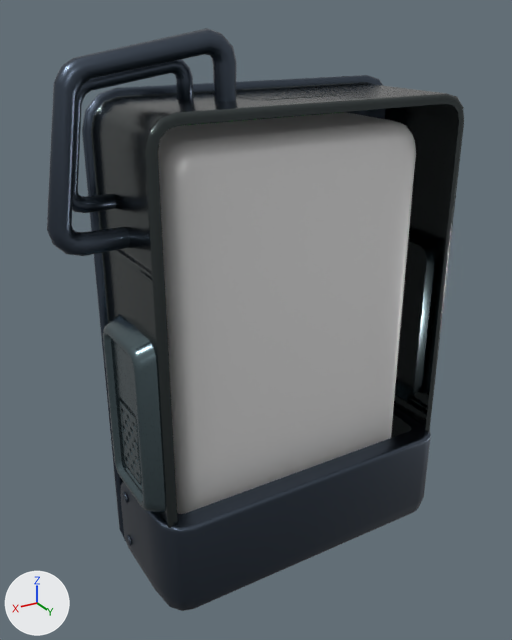
What one commit did to the glTF model public/assets/model.glb.
Rendered twice from a 50 mm lens placed at (0.842, 1.286, 0.702), pointed at (0.067, -0.004, 0.057). The lights are fixed; the arrows at lower left show +X, +Y and +Z. The first picture is the older version. Where no turn or scale is listed for an object, it has been applied to the vertices. Vertices at exactly the same position are counted once.

Objects in the first picture: 'Cube', 'd1_low'.
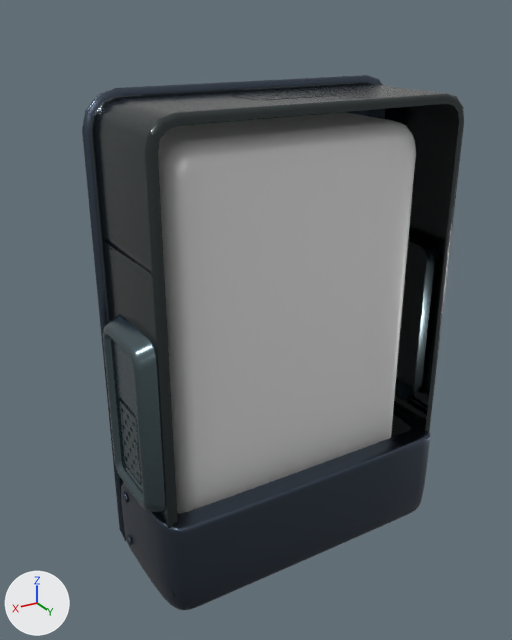
Boxes [x1, y1, x2, y2] around the edits, measured in the pictures (512 x 640 px):
'd1_low', reshaped
    before: [47, 28, 464, 541]
    after: [82, 75, 464, 598]
part 1 of me_cube_016, deleted
    before: [72, 59, 193, 213]
part 2 of me_cube_016, deleted (blue)
    before: [47, 28, 236, 256]

Diff of the bpy script that builds the scene:
```diff
--- a/public/assets/model.glb.py
+++ b/public/assets/model.glb.py
@@ me_cube_016 @@
 # used by ob_d1_low; location = (0.0, 0.0, 0.0)
-me_cube_016.from_pydata(...)  # 1472 vertices, 2754 faces; spans x -0.396..0.523, y -0.176..0.15, z -0.569..0.68
+me_cube_016.from_pydata(...)  # 1112 vertices, 2062 faces; spans x -0.396..0.414, y -0.176..0.15, z -0.569..0.569
+# me_cube_016 part 1: the loose piece of 180 vertices spanning x 0.194..0.476, y -0.053..-0.021, z 0.351..0.632 is deleted
+# me_cube_016 part 2: the loose piece of 180 vertices spanning x 0.128..0.523, y -0.004..0.041, z 0.285..0.68 is deleted
 me_cube_016.materials.append(mat_baked_tex_2)
```
